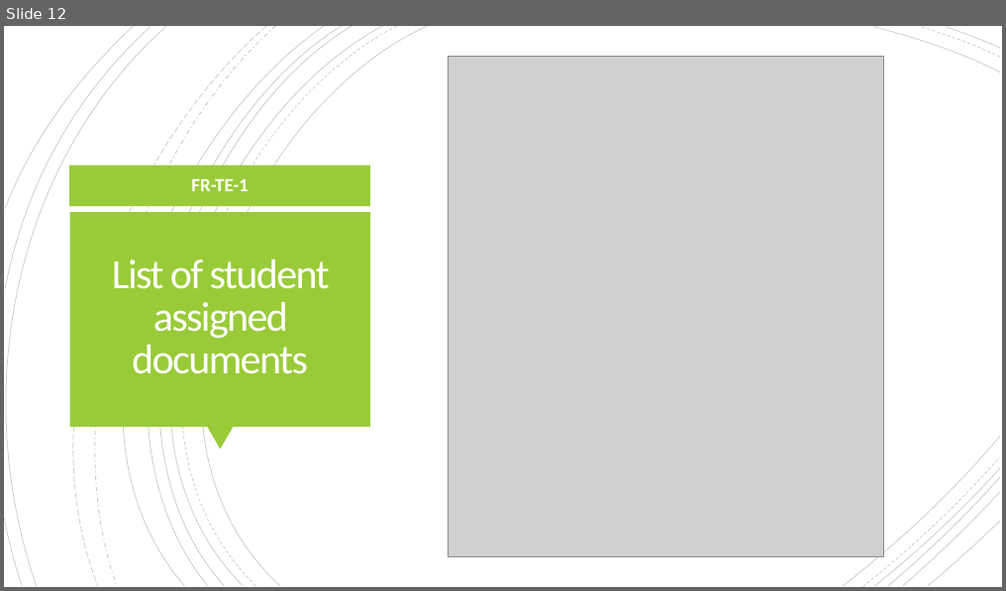
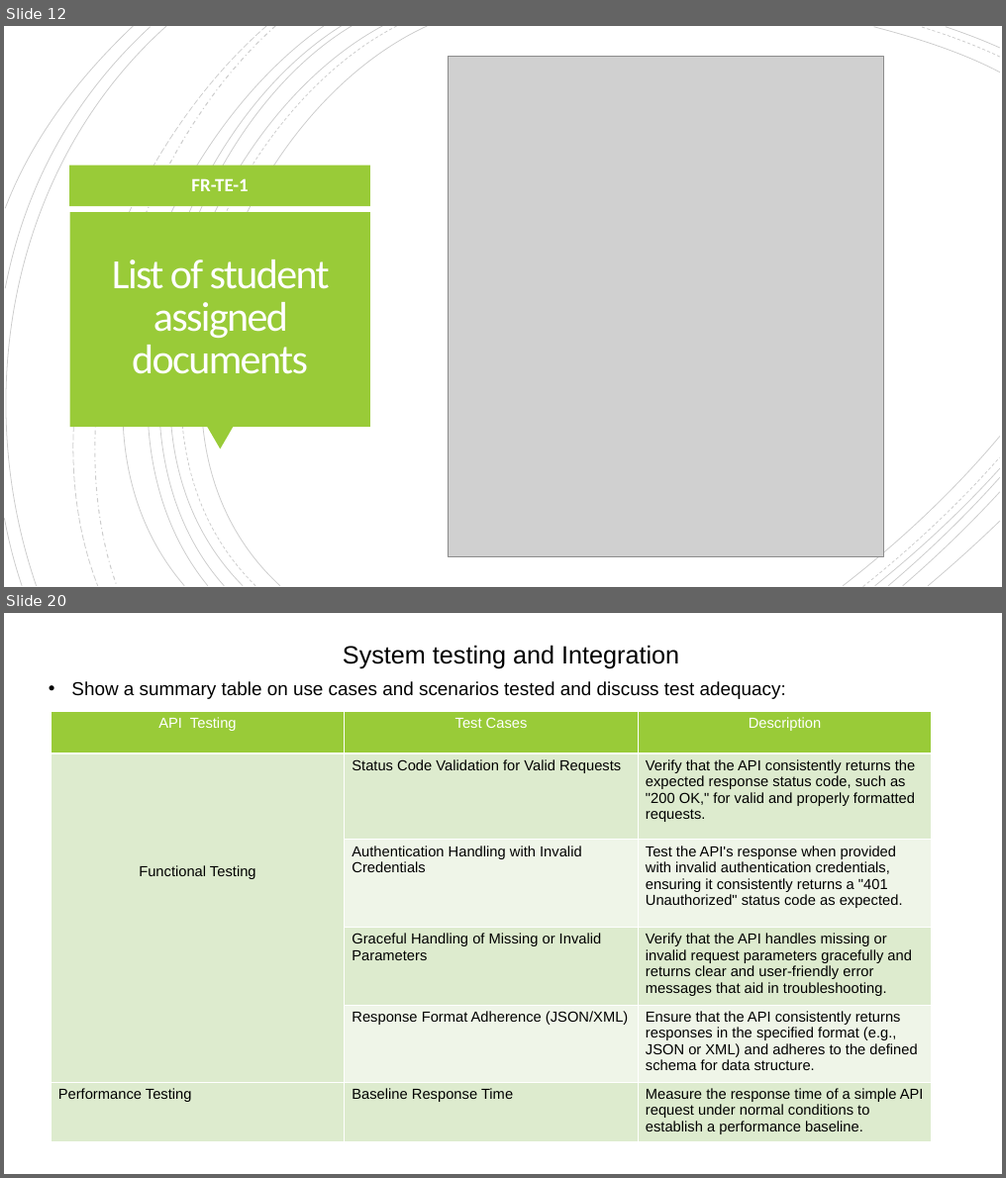
Before and after one commit to GiannaGD/FASTAPI-MONGO-TEACHER-MODULE, a slide deck: simran_presentation/COMP7033 Coursework.pptx. Shown one above the other, each under a label of ours: slide 12 before the commit, slides 12 and 20 after it; the slides between them are not shown. The pictures are 1006x591 and 1006x1178 pixels, drawn with LibreOffice and Linux fonts; fonts in the diff are those of the drawing; grey boxes stand for pictures. Boxes give left, top, right and bottom in pixels: in the first picture for what was removed or moved away, otherwise in the second. Text is boxed around its words. In the diff, an @@ line names an element or a change of style, - is before the commit and + after.

```diff
--- a/simran_presentation/COMP7033 Coursework.pptx
+++ b/simran_presentation/COMP7033 Coursework.pptx
@@ slide 20 added at (x1=4, y1=613, x2=1002, y2=1174), background #FFFFFF @@
@@ text added at (x1=343, y1=645, x2=679, y2=669), 24 pt, text #000000 @@
+System testing and Integration
@@ text added at (x1=71, y1=681, x2=786, y2=699), 18 pt, text #000000 @@
+• Show a summary table on use cases and scenarios tested and discuss test adequacy:
@@ table added at (x1=52, y1=711, x2=932, y2=1143), 6 rows, 3 columns @@
+API Testing | Test Cases | Description
+Functional Testing | Status Code Validation for Valid Requests | Verify that the API consistently returns the expected response status code, such as "200 OK," for valid and properly formatted requests.
+ | Authentication Handling with Invalid Credentials | Test the API's response when provided with invalid authentication credentials, ensuring it consistently returns a "401 Unauthorized" status code as expected.
+ | Graceful Handling of Missing or Invalid Parameters | Verify that the API handles missing or invalid request parameters gracefully and returns clear and user-friendly error messages that aid in troubleshooting.
+ | Response Format Adherence (JSON/XML) | Ensure that the API consistently returns responses in the specified format (e.g., JSON or XML) and adheres to the defined schema for data structure.
+Performance Testing | Baseline Response Time | Measure the response time of a simple API request under normal conditions to establish a performance baseline.
```
Also in this commit, not shown: 1 slide changed, 9 other slides added, 2 other files.
